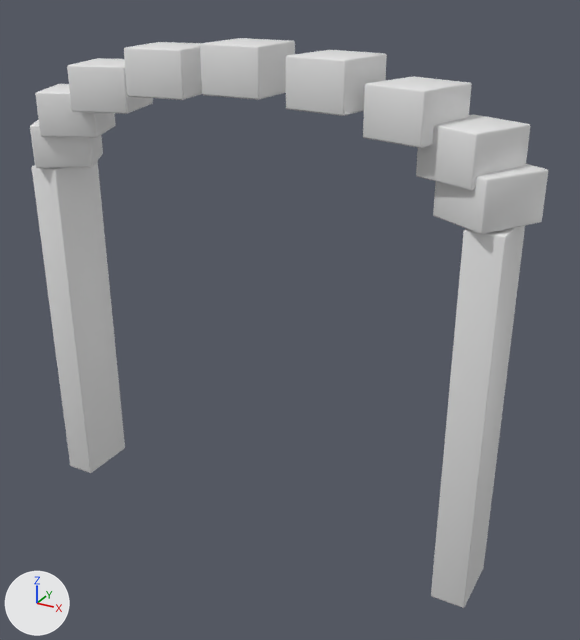
Two versions of the glTF model assets/meshes/kit/arch.glb, one commit apart.
The view is the same before and after, from a 50 mm camera at (2.52, -4.09, 3.63) aimed at (0.23, 0.08, 1.54). The lights are fixed; the arrows at lower left show +X, +Y and +Z. The first picture is the older version. Vertices at exactly the same position are counted once.

Script lines for the objects in view, before the commit:
```python
me_cube = bpy.data.meshes.new('Cube')
me_cube.from_pydata(...)  # 616 vertices, 1188 faces; spans x -0.27..3.17, y -0.27..0.27, z -2.55..0.69
ob_arch = bpy.data.objects.new('arch', me_cube)
ob_arch.location = (-1.45, 0.0, 2.55)
```
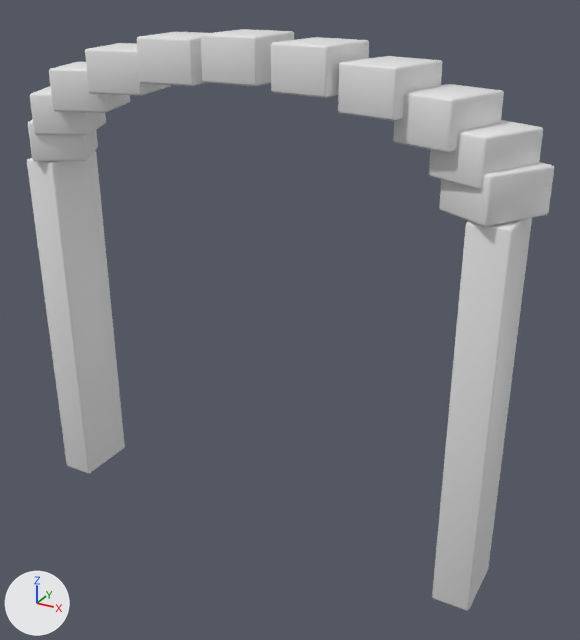
Edits to the bpy script that builds the scene:
```text
Change me_cube:
    used by ob_arch; location = (-1.45, 0.0, 2.55)
    remove me_cube.from_pydata(...)  # 616 vertices, 1188 faces; spans x -0.27..3.17, y -0.27..0.27, z -2.55..0.69
    add me_cube.from_pydata(...)  # 728 vertices, 1404 faces; spans x -0.26..3.22, y -0.28..0.28, z -2.59..0.71
    me_cube part 1: the loose piece of 56 vertices spanning x -0.14..0.36, y -0.26..0.26, z 0.07..0.35 is multiplied about its middle by the matrix ((0.951, -0.066, 0.0), (-0.012, 1.02, 0.0), (0.0, 0.0, 0.909)), then moved by (-0.04, 0.0, -0.03)
    me_cube part 2: the loose piece of 56 vertices spanning x 0.19..0.66, y -0.25..0.25, z 0.25..0.53 is multiplied about its middle by the matrix ((0.941, -0.084, 0.0), (0.024, 1.027, 0.0), (0.0, 0.0, 0.909)), then moved by (-0.14, 0.0, -0.05)
    me_cube part 3: the loose piece of 56 vertices spanning x 0.68..1.11, y -0.23..0.23, z 0.37..0.65 is multiplied about its middle by the matrix ((0.933, -0.099, 0.0), (0.063, 1.031, 0.0), (0.0, 0.0, 0.909)), then moved by (-0.29, 0.0, -0.04)
    me_cube part 4: the loose piece of 56 vertices spanning x 1.26..1.64, y -0.21..0.21, z 0.41..0.69 is multiplied about its middle by the matrix ((0.928, -0.114, 0.0), (0.102, 1.032, 0.0), (0.0, 0.0, 0.909)), then moved by (-0.43, 0.0, 0.0)
    me_cube part 5: the loose piece of 56 vertices spanning x 2.84..3.06, y -0.21..0.21, z -2.55..-0.15 is scaled about its middle by (1.65, 1.04, 0.102), then moved by (-1.47, 0.0, 1.93)
    me_cube part 6: the loose piece of 56 vertices spanning x 1.79..2.22, y -0.23..0.23, z 0.37..0.65 is scaled about its middle by (0.934, 1.04, 0.909), then moved by (-0.07, 0.0, 0.04)
    me_cube part 7: the loose piece of 56 vertices spanning x 2.24..2.71, y -0.25..0.25, z 0.25..0.53 is multiplied about its middle by the matrix ((0.938, -0.029, 0.0), (0.079, 1.03, 0.0), (0.0, 0.0, 0.909)), then moved by (-0.13, 0.0, 0.08)
    me_cube part 8: the loose piece of 56 vertices spanning x 2.54..3.04, y -0.26..0.26, z 0.07..0.35 is multiplied about its middle by the matrix ((0.944, -0.046, 0.0), (0.116, 1.021, 0.0), (0.0, 0.0, 0.909)), then moved by (-0.11, 0.0, 0.13)
    me_cube part 9: the loose piece of 56 vertices spanning x 2.63..3.17, y -0.27..0.27, z -0.14..0.14 is multiplied about its middle by the matrix ((0.951, -0.065, 0.0), (0.152, 1.008, 0.0), (0.0, 0.0, 0.909)), then moved by (-0.01, 0.0, 0.18)
    me_cube part 10: the loose piece of 56 vertices spanning x 2.63..3.17, y -0.27..0.27, z -0.14..0.14 is copied, and the copy is multiplied about its middle by the matrix ((0.962, 0.046, 0.0), (0.046, 1.009, 0.0), (0.0, 0.0, 0.909)), then moved by (0.06, 0.0, 0.0); it spans x 2.7..3.22, y -0.28..0.28, z -0.13..0.13
    me_cube part 11: the loose piece of 56 vertices spanning x 2.84..3.06, y -0.21..0.21, z -2.55..-0.15 is copied, and the copy is scaled about its middle by (1.07, 1.04, 1.02), then moved by (0.05, 0.0, -0.01); it spans x 2.88..3.12, y -0.22..0.22, z -2.59..-0.13
    me_cube part 12: 106 vertices removed from x -0.27..0.27, y -0.27..0.27, z -2.55..0.14; 106 vertices added at x -0.26..0.26, y -0.28..0.28, z -2.59..0.13
Change ob_arch:
    ob_arch.location: (-1.45, 0.0, 2.55) -> (-1.48, 0.0, 2.58)
```

What differs and where, as boxes (x1, y1, x2, y2) in the pictures (580 x 640 px; the box of a moved part takes in the faces that stretch with it):
'arch', reshaped, moved
    before: (30, 38, 548, 608)
    after: (27, 29, 554, 611)
part 1 of me_cube, moved or reshaped
    before: (35, 84, 116, 138)
    after: (30, 86, 106, 135)
part 2 of me_cube, moved or reshaped
    before: (67, 58, 153, 114)
    after: (49, 62, 130, 113)
part 3 of me_cube, moved or reshaped
    before: (124, 42, 202, 100)
    after: (85, 43, 171, 96)
part 4 of me_cube, moved or reshaped
    before: (200, 38, 295, 100)
    after: (137, 32, 206, 86)
part 5 of me_cube, moved or reshaped
    before: (431, 226, 525, 608)
    after: (201, 29, 294, 87)
part 6 of me_cube, moved or reshaped
    before: (286, 50, 387, 116)
    after: (271, 37, 369, 98)
part 7 of me_cube, moved or reshaped
    before: (363, 76, 472, 148)
    after: (338, 56, 442, 121)
part 8 of me_cube, moved or reshaped
    before: (416, 114, 530, 190)
    after: (393, 84, 504, 153)
part 9 of me_cube, moved or reshaped
    before: (433, 164, 548, 234)
    after: (429, 120, 543, 190)
part 10 of me_cube, added
    after: (439, 162, 554, 227)
part 11 of me_cube, added
    after: (432, 218, 532, 611)
part 12 of me_cube, moved or reshaped
    before: (30, 119, 125, 473)
    after: (27, 119, 125, 474)
